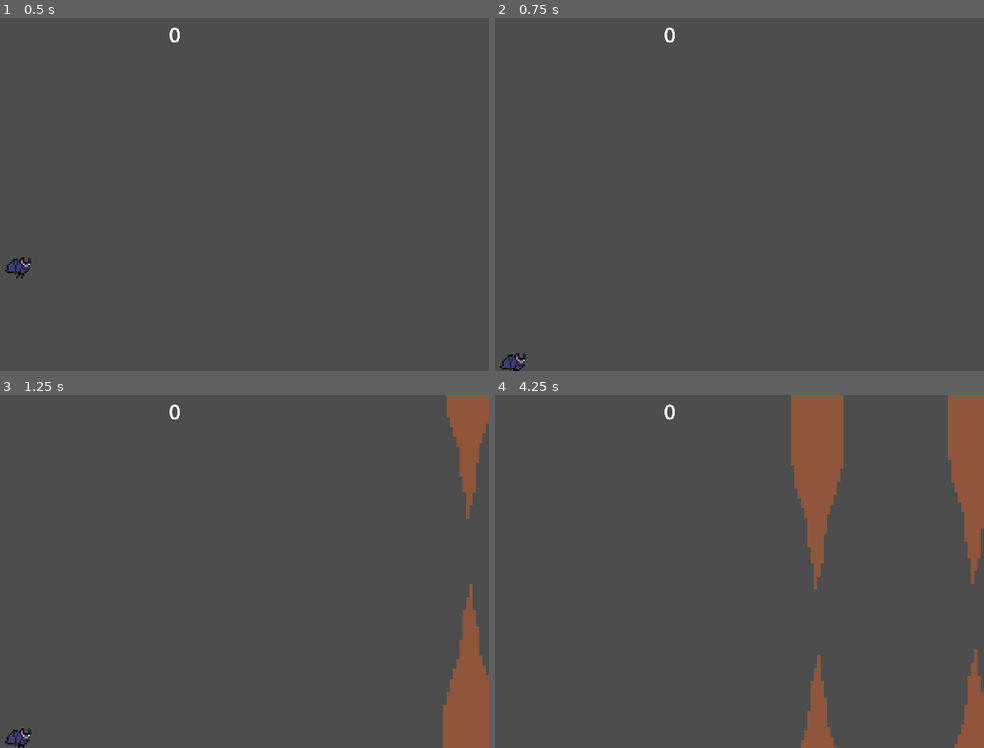
Above: before the commit, frames 1-4 (two rows, left to right).
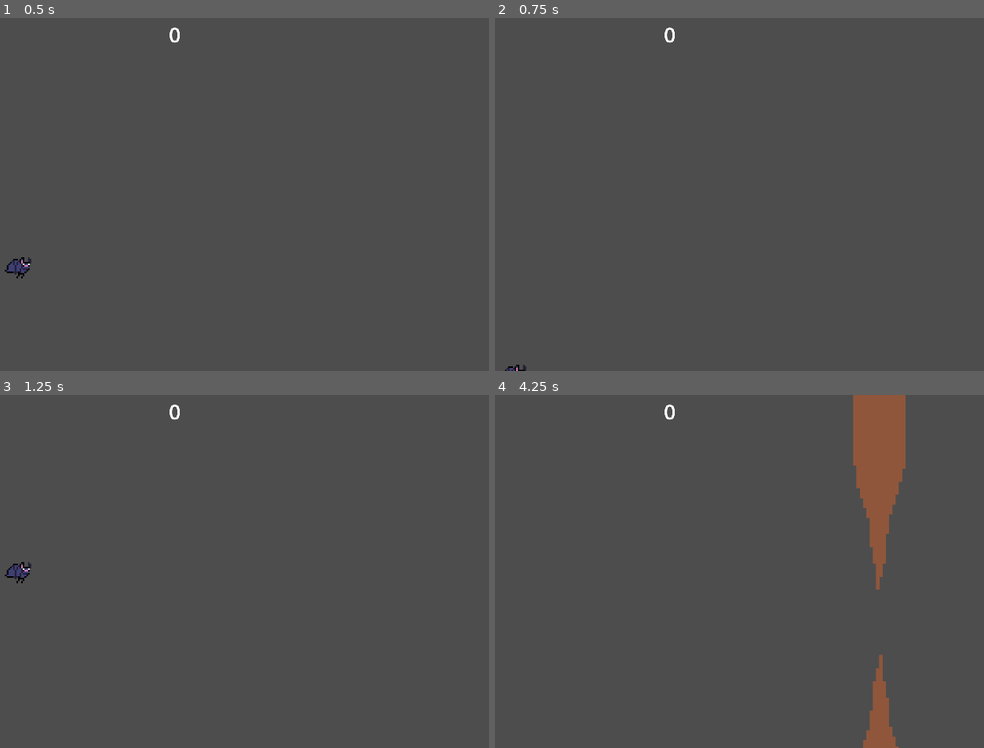
Above: after the commit, the same moments.

Repository: kirjahri/flappy-bat
Game: Godot game, scene res://scenes/main.tscn
Same seed, same stepped clock (60 frames per second), same inputs: the game is played once before the commit and once after it.
Inputs (mouse positions are in pixels of both pictures, inside the frame that each line leads up to):
- Up to frame 1 (0.5 s): no input
- Up to frame 2 (0.75 s): move the mouse to (807, 176) at 0.52 s; hold Right mouse button (dive, bound only after the commit) from 0.53 s (still down)
- Up to frame 3 (1.25 s): keep holding Right mouse button (dive, bound only after the commit); click (312, 553) at 0.77 s
- Up to frame 4 (4.25 s): move the mouse to (543, 589) at 1.27 s; release Right mouse button (dive, bound only after the commit) at 1.28 s; right-click (543, 589) at 1.35 s; click (543, 589) at 1.52 s; move the mouse to (734, 493) at 2.02 s; hold Right mouse button (dive, bound only after the commit) 2.03-2.78 s; move the mouse to (636, 642) at 2.77 s; right-click (636, 642) at 2.85 s; click (636, 642) at 3.02 s; move the mouse to (856, 624) at 3.52 s; hold Right mouse button (dive, bound only after the commit) from 3.53 s (still down); click (856, 624) at 3.77 s

Frame 1 is identical in both runs. In frame 2, 0.2% of the frame differs, in the area x 0-7%, y 94-100%; in frame 3, 4.7%; in frame 4, 13%, in the area x 60-100%, y 0-100%.

Commit message:
feat: add the ability to dive

Diff:
--- a/project.godot
+++ b/project.godot
@@ -36,6 +36,17 @@
 , Object(InputEventKey,"resource_local_to_scene":false,"resource_name":"","device":-1,"window_id":0,"alt_pressed":false …(186 unchanged characters)…
 , Object(InputEventKey,"resource_local_to_scene":false,"resource_name":"","device":-1,"window_id":0,"alt_pressed":false …(183 unchanged characters)…
 , Object(InputEventJoypadButton,"resource_local_to_scene":false,"resource_name":"","device":-1,"button_index":0,"pressure":0.0,"pressed":false,"script":null)
+, Object(InputEventJoypadButton,"resource_local_to_scene":false,"resource_name":"","device":-1,"button_index":11,"pressure":0.0,"pressed":false,"script":null)
+]
+}
+dive={
+"deadzone": 0.2,
+"events": [Object(InputEventMouseButton,"resource_local_to_scene":false,"resource_name":"","device":-1,"window_id":0,"alt_pressed":false,"shift_pressed":false,"ctrl_pressed":false,"meta_pressed":false,"button_mask":0,"position":Vector2(0, 0),"global_position":Vector2(0, 0),"factor":1.0,"button_index":2,"canceled":false,"pressed":false,"double_click":false,"script":null)
+, Object(InputEventKey,"resource_local_to_scene":false,"resource_name":"","device":-1,"window_id":0,"alt_pressed":false,"shift_pressed":false,"ctrl_pressed":false,"meta_pressed":false,"pressed":false,"keycode":0,"physical_keycode":4194325,"key_label":0,"unicode":0,"location":0,"echo":false,"script":null)
+, Object(InputEventKey,"resource_local_to_scene":false,"resource_name":"","device":-1,"window_id":0,"alt_pressed":false,"shift_pressed":false,"ctrl_pressed":false,"meta_pressed":false,"pressed":false,"keycode":0,"physical_keycode":4194322,"key_label":0,"unicode":0,"location":0,"echo":false,"script":null)
+, Object(InputEventKey,"resource_local_to_scene":false,"resource_name":"","device":-1,"window_id":0,"alt_pressed":false,"shift_pressed":false,"ctrl_pressed":false,"meta_pressed":false,"pressed":false,"keycode":0,"physical_keycode":83,"key_label":0,"unicode":115,"location":0,"echo":false,"script":null)
+, Object(InputEventJoypadButton,"resource_local_to_scene":false,"resource_name":"","device":-1,"button_index":2,"pressure":0.0,"pressed":false,"script":null)
+, Object(InputEventJoypadButton,"resource_local_to_scene":false,"resource_name":"","device":-1,"button_index":12,"pressure":0.0,"pressed":false,"script":null)
 ]
 }
 
--- a/scripts/player.gd
+++ b/scripts/player.gd
@@ -1,11 +1,15 @@
 extends CharacterBody2D
 
 @export_range(1, 10, 0.2) var gravity_multiplier: float = 2.0
+@export_range(1, 10, 0.2) var dive_multiplier: float = 2.0
 @export_range(-1000, 0, 0.2) var jump_velocity: float = -500.0
 
 
 func _physics_process(delta: float) -> void:
-	velocity += get_gravity() * gravity_multiplier * delta
+	if Input.is_action_pressed("dive"):
+		velocity += get_gravity() * gravity_multiplier * dive_multiplier * delta
+	else:
+		velocity += get_gravity() * gravity_multiplier * delta
 
 	if Input.is_action_just_pressed("jump"):
 		velocity.y = jump_velocity
